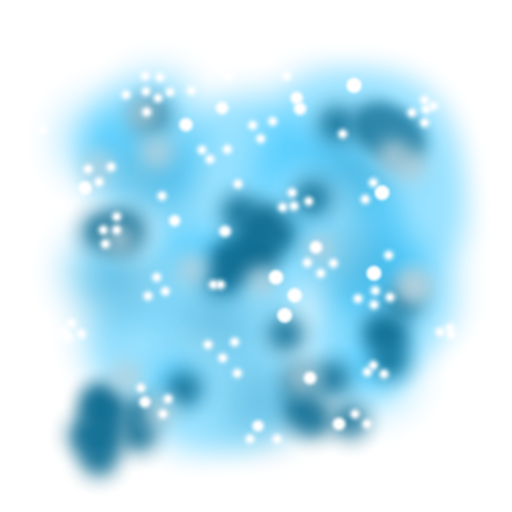
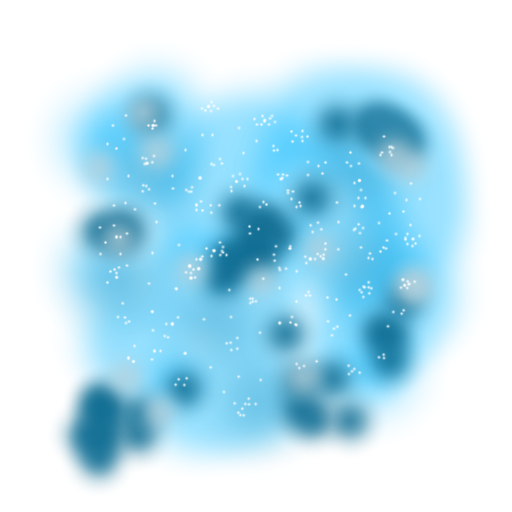
Comparing the layer stacks of the two (512, 512) images. Changes:
painted on "lumi_bay_diff.dds" over (38, 68, 458, 447)
